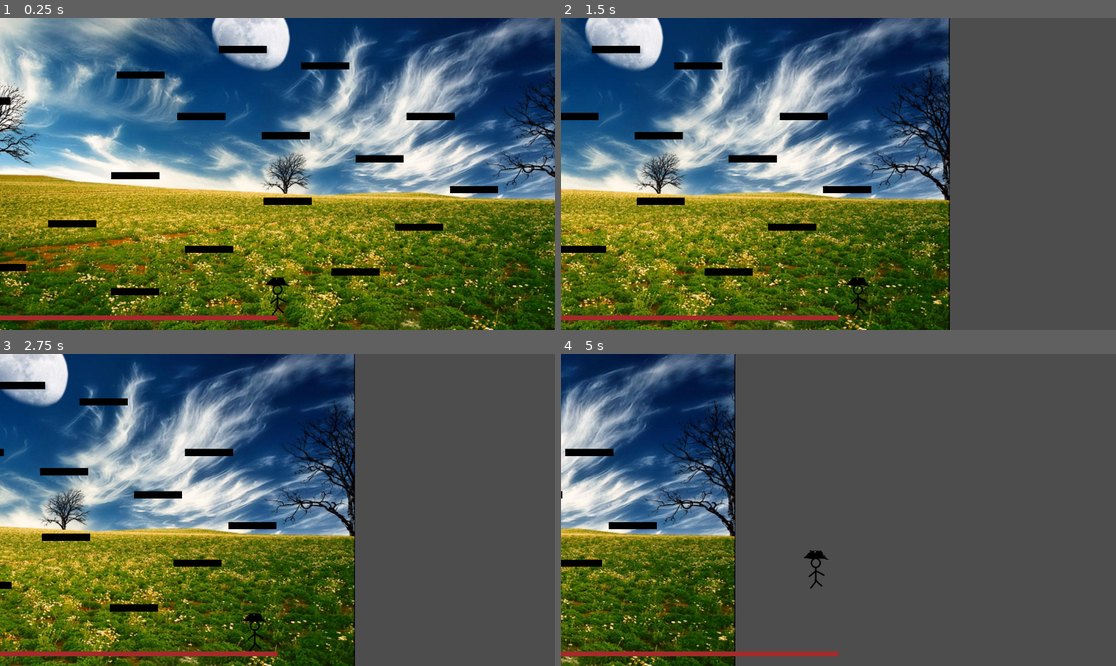
Above: before the commit, frames 1-4 (two rows, left to right).
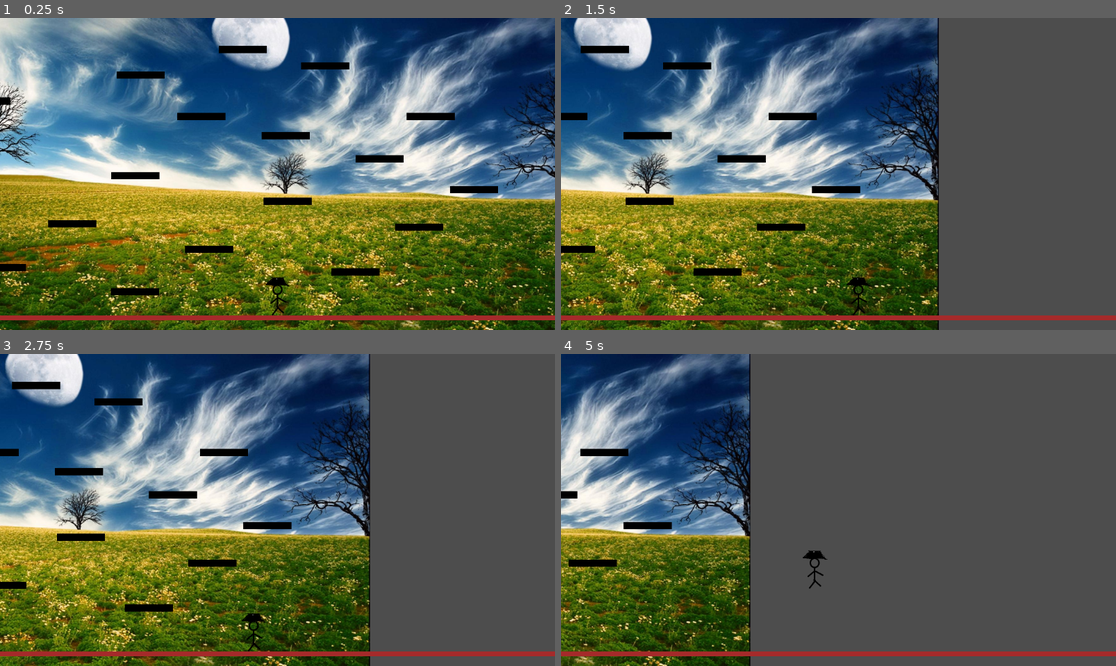
Above: after the commit, the same moments.

Repository: Darr3n2GG/2D-Platformer-Player-Template-WIP
Game: Godot game, scene res://src/scenes/test.tscn
The game is run twice, just before and just after one commit, with the same random seed, the same clock (stepped at 60 frames per second) and the same inputs. The project has no main scene, so this scene is started directly.
Inputs:
- Up to frame 1 (0.25 s): no input
- Up to frame 2 (1.5 s): tap Enter at 0.5 s; hold D (move_right) from 0.53 s (still down); tap Space (jump) at 0.77 s
- Up to frame 3 (2.75 s): tap Space (jump) at 1.52 s; release D (move_right) at 2.03 s; hold A (move_left) from 2.03 s (still down)
- Up to frame 4 (5 s): release A (move_left) at 2.78 s; hold D (move_right) 2.78-4.28 s; tap Space (jump) at 3.02, 3.77, 4.52 s; hold A (move_left) from 4.28 s (still down)

The runs differ from the first frame. In frame 1, 0.8% of the frame differs, in the area x 49-100%, y 95-97%; in frame 2, 37%; in frame 3, 39%, in the area x 0-100%, y 0-100%; in frame 4, 20%.

Commit message:
tweaked stuff

Diff:
--- a/src/game_objects/LineGround/line_ground.gd
+++ b/src/game_objects/LineGround/line_ground.gd
@@ -5,6 +5,7 @@
 	set(value):
 		line_color = value
 		set_line_color(value)
+@export var is_viewport_width : bool = true
 
 @onready var line_2d: Line2D = $Line2D
 
@@ -12,7 +13,9 @@
 func _ready() -> void:
 	set_line_color(line_color)
 	if not Engine.is_editor_hint():
-		get_viewport().size_changed.connect(_on_viewport_size_changed)
+		if is_viewport_width:
+			set_width_to_viewport()
+			get_viewport().size_changed.connect(set_width_to_viewport)
 
 func _physics_process(_delta: float) -> void:
 	if not Engine.is_editor_hint():
@@ -25,10 +28,9 @@
 		line_2d.default_color = color_
 
 func set_line_width(width_: float) -> void:
-	line_2d.points[0].x = width_ / 2 * -1
-	line_2d.points[0].x = width_ / 2
+	line_2d.points[0].x = width_ * -1
+	line_2d.points[1].x = width_
 
-
-func _on_viewport_size_changed() -> void:
+func set_width_to_viewport() -> void:
 	var viewport_width := get_viewport_rect().size.x
 	set_line_width(viewport_width)
--- a/src/game_objects/LineGround/line_ground.tscn
+++ b/src/game_objects/LineGround/line_ground.tscn
@@ -11,5 +11,5 @@
 shape = SubResource("WorldBoundaryShape2D_k7ius")
 
 [node name="Line2D" type="Line2D" parent="."]
-points = PackedVector2Array(-837831200000, 5, 837831200000, 5)
+points = PackedVector2Array(-1000000000000, 5, 1000000000000, 5)
 default_color = Color(0.64705884, 0.16470589, 0.16470589, 1)
--- /dev/null
+++ b/src/game_objects/RectanglePlatform/rectangle_platform.tscn
@@ -0,0 +1,8 @@
+[gd_scene load_steps=3 format=3 uid="uid://7fqqkxsxk0i1"]
+
+[ext_resource type="PackedScene" uid="uid://b8x2wpkdto7du" path="res://src/game_objects/PolygonPlatform/polygon_platform.tscn" id="1_tll3x"]
+[ext_resource type="Script" uid="uid://dbqoketfg4q52" path="res://src/game_objects/RectanglePlatform/rectangle_platform.gd" id="2_gj40d"]
+
+[node name="SquarePlatform" instance=ExtResource("1_tll3x")]
+script = ExtResource("2_gj40d")
+size = Vector2(0, 0)
--- a/src/game_objects/SquarePlatform/square_platform.tscn
+++ /dev/null
@@ -1,8 +0,0 @@
-[gd_scene load_steps=3 format=3 uid="uid://7fqqkxsxk0i1"]
-
-[ext_resource type="PackedScene" uid="uid://b8x2wpkdto7du" path="res://src/objects/PolygonPlatform/polygon_platform.tscn" id="1_tll3x"]
-[ext_resource type="Script" uid="uid://dbqoketfg4q52" path="res://src/objects/SquarePlatform/square_platform.gd" id="2_gj40d"]
-
-[node name="SquarePlatform" instance=ExtResource("1_tll3x")]
-script = ExtResource("2_gj40d")
-size = Vector2(0, 0)
--- a/src/game_objects/player_camera.gd
+++ b/src/game_objects/player_camera.gd
@@ -42,6 +42,6 @@
 	return Input.get_axis("move_left", "move_right")
 
 func just_released_last_input() -> bool:
-	var is_released_last_right := last_horizontal_input == 1 and Input.is_action_just_released("move_right")
-	var is_released_last_left := last_horizontal_input == -1 and Input.is_action_just_released("move_left")
-	return is_released_last_left or is_released_last_right
+	var just_released_last_right := last_horizontal_input == 1 and Input.is_action_just_released("move_right")
+	var just_released_last_left := last_horizontal_input == -1 and Input.is_action_just_released("move_left")
+	return just_released_last_right or just_released_last_left
--- a/src/scenes/test.tscn
+++ b/src/scenes/test.tscn
@@ -3,16 +3,15 @@
 [ext_resource type="PackedScene" uid="uid://by7th7037lc0x" path="res://src/game_objects/LineGround/line_ground.tscn" id="1_errlg"]
 [ext_resource type="Texture2D" uid="uid://bqmyxh14lp58h" path="res://src/assets/Free-nice-background-HD-1184461877.jpg" id="1_m5uds"]
 [ext_resource type="PackedScene" uid="uid://bgsqf48tab66p" path="res://src/game_objects/Player/player.tscn" id="3_m5uds"]
-[ext_resource type="Script" uid="uid://c7j73g5c5jiw" path="res://src/game_objects/Player/movement/LinearAccel.gd" id="4_n5vox"]
+[ext_resource type="Script" uid="uid://bf4yeyev3prjp" path="res://src/game_objects/Player/movement/ConstAccel.gd" id="4_n5vox"]
 [ext_resource type="Script" uid="uid://ca0hxgmh7ae0q" path="res://src/game_objects/player_camera.gd" id="5_egtcd"]
-[ext_resource type="PackedScene" uid="uid://7fqqkxsxk0i1" path="res://src/game_objects/SquarePlatform/square_platform.tscn" id="5_n5vox"]
+[ext_resource type="PackedScene" uid="uid://7fqqkxsxk0i1" path="res://src/game_objects/RectanglePlatform/rectangle_platform.tscn" id="5_n5vox"]
 
 [sub_resource type="Resource" id="Resource_fen8a"]
 script = ExtResource("4_n5vox")
 accel_time = 0.1
 decel_time = 0.1
-turn_time = 0.1
-metadata/_custom_type_script = "uid://c7j73g5c5jiw"
+metadata/_custom_type_script = "uid://bf4yeyev3prjp"
 
 [node name="Test" type="Node2D"]
 
@@ -25,7 +24,6 @@
 
 [node name="Player" parent="." instance=ExtResource("3_m5uds")]
 position = Vector2(0, -34)
-max_speed = null
 accel_strategy = SubResource("Resource_fen8a")
 
 [node name="PlayerCamera" type="Camera2D" parent="." node_paths=PackedStringArray("player_node")]
--- a/src/systems/RectanglePolygonFactory.gd
+++ b/src/scripts/RectanglePolygonFactory.gd
@@ -1,10 +1,9 @@
-class_name RectanglePolygonFactory extends PolygonFactory
+class_name RectanglePolygonFactory extends RefCounted
 
 var size: Vector2
 var start: Vector2
+var polygon: PackedVector2Array
 
-func center_polygon() -> void:
-	start = Vector2.ZERO - (size/2)
 
 func create_polygon() -> PackedVector2Array:
 	polygon = PackedVector2Array([
@@ -14,3 +13,6 @@
 		start + Vector2(0, size.y),
 	])
 	return polygon
+
+func center_polygon() -> void:
+	start = Vector2.ZERO - (size/2)
--- a/src/systems/PolygonFactory.gd
+++ /dev/null
@@ -1,10 +0,0 @@
-## Virtual base class for all polygon factories.
-## Extend this class and override its methods to implement a polygon factory.
-class_name PolygonFactory extends RefCounted
-
-# Should this be here?
-var polygon: PackedVector2Array
-
-
-func create_polygon() -> PackedVector2Array:
-	return polygon
Renamed: src/game_objects/SquarePlatform/square_platform.gd -> src/game_objects/RectanglePlatform/rectangle_platform.gd
Renamed: src/game_objects/SquarePlatform/square_platform.gd.uid -> src/game_objects/RectanglePlatform/rectangle_platform.gd.uid
Renamed: src/systems/LRInput.gd -> src/scripts/LRInput.gd
Renamed: src/systems/LRInput.gd.uid -> src/scripts/LRInput.gd.uid
Renamed: src/systems/RectanglePolygonFactory.gd.uid -> src/scripts/RectanglePolygonFactory.gd.uid
Not shown, removed: src/systems/PolygonFactory.gd.uid
